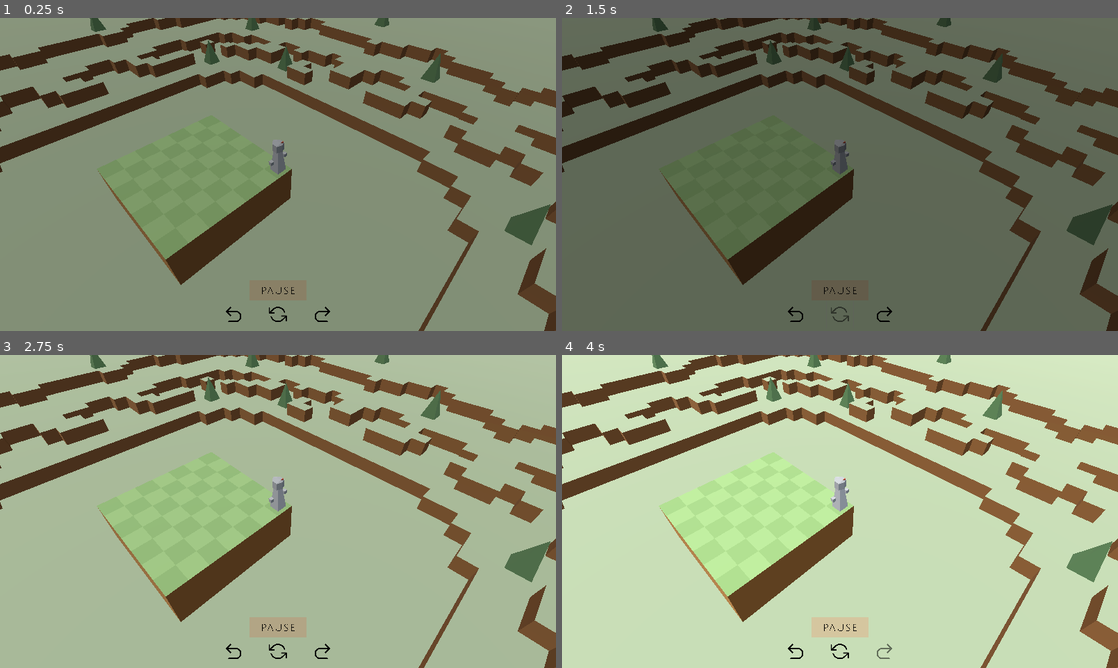
Above: before the commit, frames 1-4 (two rows, left to right).
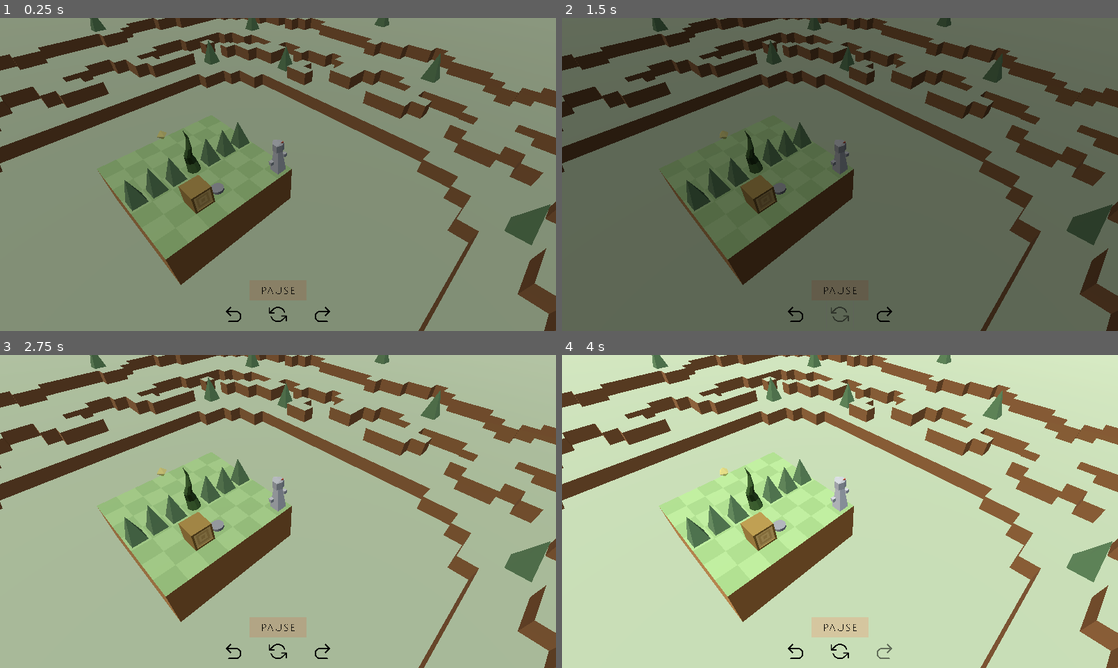
Above: after the commit, the same moments.

Repository: Jnight1104/Iso-Journey
Game: Godot game, scene res://Scenes/Level_8.tscn
The game is run twice, just before and just after one commit, with the same random seed, the same clock (stepped at 60 frames per second) and the same inputs. This scene is started directly instead of the project's main scene. Sound files missing from this copy of the repository are replaced by a short silence.
Inputs (mouse positions are in pixels of both pictures, inside the frame that each line leads up to):
- Up to frame 1 (0.25 s): no input
- Up to frame 2 (1.5 s): click (840, 315) at 0.5 s; click (840, 315) at 1.25 s
- Up to frame 3 (2.75 s): click (278, 652) at 2 s
- Up to frame 4 (4 s): click (795, 652) at 2.75 s; click (884, 652) at 3.5 s

The runs differ from the first frame. In frame 1, 1.9% of the frame differs, in the area x 22-45%, y 33-63%; in frame 2, 1.8%; in frame 3, 1.9%; in frame 4, 1.9%.

Commit message:
Designing level 8

Diff:
--- a/Scenes/Button.tscn
+++ b/Scenes/Button.tscn
@@ -8,23 +8,28 @@
 
 [sub_resource type="CylinderMesh" id="CylinderMesh_hi2t2"]
 material = SubResource("StandardMaterial3D_6ywld")
-height = 0.2
+top_radius = 0.3
+bottom_radius = 0.3
+height = 0.15
 
 [sub_resource type="StandardMaterial3D" id="StandardMaterial3D_6y64m"]
 albedo_color = Color(0.5, 0.5, 0.5, 1)
 
 [sub_resource type="CylinderMesh" id="CylinderMesh_ijfuy"]
 material = SubResource("StandardMaterial3D_6y64m")
+top_radius = 0.3
+bottom_radius = 0.3
 height = 0.05
 
 [sub_resource type="CylinderShape3D" id="CylinderShape3D_sje7l"]
 height = 0.2
+radius = 0.3
 
 [node name="Area3D" type="Area3D"]
 script = ExtResource("1_1r4lc")
 
 [node name="Unpressed" type="MeshInstance3D" parent="."]
-transform = Transform3D(1, 0, 0, 0, 1, 0, 0, 0, 1, 0, 0.1, 0)
+transform = Transform3D(1, 0, 0, 0, 1, 0, 0, 0, 1, 0, 0.075, 0)
 mesh = SubResource("CylinderMesh_hi2t2")
 
 [node name="Pressed" type="MeshInstance3D" parent="."]
--- a/Scenes/Level_8.tscn
+++ b/Scenes/Level_8.tscn
@@ -7,6 +7,10 @@
 [ext_resource type="PackedScene" uid="uid://3rbwyri5ri08" path="res://Scenes/Pause_menu.tscn" id="5_0qd4s"]
 [ext_resource type="PackedScene" uid="uid://pkgm4m42dt3k" path="res://Scenes/Player.tscn" id="6_xfo81"]
 [ext_resource type="Script" path="res://Scripts/camera.gd" id="7_8xfyj"]
+[ext_resource type="PackedScene" uid="uid://d0xyfxmjlp055" path="res://Scenes/Button.tscn" id="8_a5uu0"]
+[ext_resource type="PackedScene" uid="uid://bhppdq1yipfvr" path="res://Scenes/Vine.tscn" id="9_6ixqw"]
+[ext_resource type="PackedScene" uid="uid://c2crxba3owhbe" path="res://Scenes/Box.tscn" id="10_16nr1"]
+[ext_resource type="PackedScene" uid="uid://cfyksnkf74v44" path="res://Scenes/Win_collectible.tscn" id="11_uuh6v"]
 
 [sub_resource type="ProceduralSkyMaterial" id="ProceduralSkyMaterial_vlbsd"]
 sky_horizon_color = Color(0.64625, 0.65575, 0.67075, 1)
@@ -21,6 +25,9 @@
 tonemap_mode = 2
 glow_enabled = true
 
+[sub_resource type="BoxShape3D" id="BoxShape3D_jyt34"]
+size = Vector3(1, 2, 1)
+
 [node name="Level" type="Node3D"]
 
 [node name="WorldEnvironment" type="WorldEnvironment" parent="."]
@@ -187,3 +194,75 @@
 transform = Transform3D(-0.707107, 0.5, -0.5, 0, 0.707106, 0.707107, 0.707107, 0.5, -0.5, -7, 6, -7)
 fov = 60.0
 script = ExtResource("7_8xfyj")
+
+[node name="Button" parent="." groups=["Button1"] instance=ExtResource("8_a5uu0")]
+transform = Transform3D(1, 0, 0, 0, 1, 0, 0, 0, 1, 1, 0.5, -3)
+
+[node name="Vine" parent="." groups=["Vine1"] instance=ExtResource("9_6ixqw")]
+transform = Transform3D(1, 0, 0, 0, 1, 0, 0, 0, 1, 3, 0.5, -3)
+
+[node name="RigidBody3D" parent="." instance=ExtResource("10_16nr1")]
+transform = Transform3D(1, 0, 0, 0, 1, 0, 0, 0, 1, 1, 1, -4)
+
+[node name="Tree" parent="." instance=ExtResource("3_swasj")]
+transform = Transform3D(0.7, 0, 0, 0, 0.7, 0, 0, 0, 0.7, 3, 0.5, -6)
+
+[node name="Tree2" parent="." instance=ExtResource("3_swasj")]
+transform = Transform3D(0.7, 0, 0, 0, 0.7, 0, 0, 0, 0.7, 3, 0.5, -5)
+
+[node name="Tree3" parent="." instance=ExtResource("3_swasj")]
+transform = Transform3D(0.7, 0, 0, 0, 0.7, 0, 0, 0, 0.7, 3, 0.5, -4)
+
+[node name="Tree4" parent="." instance=ExtResource("3_swasj")]
+transform = Transform3D(0.7, 0, 0, 0, 0.7, 0, 0, 0, 0.7, 3, 0.5, -2)
+
+[node name="Tree5" parent="." instance=ExtResource("3_swasj")]
+transform = Transform3D(0.7, 0, 0, 0, 0.7, 0, 0, 0, 0.7, 3, 0.5, -1)
+
+[node name="Tree6" parent="." instance=ExtResource("3_swasj")]
+transform = Transform3D(0.7, 0, 0, 0, 0.7, 0, 0, 0, 0.7, 3, 0.5, 0)
+
+[node name="Obstacle" type="StaticBody3D" parent="." groups=["Boundaries"]]
+transform = Transform3D(1, 0, 0, 0, 1, 0, 0, 0, 1, 3, 1, -6)
+
+[node name="CollisionShape3D" type="CollisionShape3D" parent="Obstacle"]
+transform = Transform3D(1, 0, 0, 0, 1, 0, 0, 0, 1, 0, 0.5, 0)
+shape = SubResource("BoxShape3D_jyt34")
+
+[node name="Obstacle2" type="StaticBody3D" parent="." groups=["Boundaries"]]
+transform = Transform3D(1, 0, 0, 0, 1, 0, 0, 0, 1, 3, 1, -5)
+
+[node name="CollisionShape3D" type="CollisionShape3D" parent="Obstacle2"]
+transform = Transform3D(1, 0, 0, 0, 1, 0, 0, 0, 1, 0, 0.5, 0)
+shape = SubResource("BoxShape3D_jyt34")
+
+[node name="Obstacle3" type="StaticBody3D" parent="." groups=["Boundaries"]]
+transform = Transform3D(1, 0, 0, 0, 1, 0, 0, 0, 1, 3, 1, -4)
+
+[node name="CollisionShape3D" type="CollisionShape3D" parent="Obstacle3"]
+transform = Transform3D(1, 0, 0, 0, 1, 0, 0, 0, 1, 0, 0.5, 0)
+shape = SubResource("BoxShape3D_jyt34")
+
+[node name="Obstacle4" type="StaticBody3D" parent="." groups=["Boundaries"]]
+transform = Transform3D(1, 0, 0, 0, 1, 0, 0, 0, 1, 3, 1, -2)
+
+[node name="CollisionShape3D" type="CollisionShape3D" parent="Obstacle4"]
+transform = Transform3D(1, 0, 0, 0, 1, 0, 0, 0, 1, 0, 0.5, 0)
+shape = SubResource("BoxShape3D_jyt34")
+
+[node name="Obstacle5" type="StaticBody3D" parent="." groups=["Boundaries"]]
+transform = Transform3D(1, 0, 0, 0, 1, 0, 0, 0, 1, 3, 1, -1)
+
+[node name="CollisionShape3D" type="CollisionShape3D" parent="Obstacle5"]
+transform = Transform3D(1, 0, 0, 0, 1, 0, 0, 0, 1, 0, 0.5, 0)
+shape = SubResource("BoxShape3D_jyt34")
+
+[node name="Obstacle6" type="StaticBody3D" parent="." groups=["Boundaries"]]
+transform = Transform3D(1, 0, 0, 0, 1, 0, 0, 0, 1, 3, 1, 0)
+
+[node name="CollisionShape3D" type="CollisionShape3D" parent="Obstacle6"]
+transform = Transform3D(1, 0, 0, 0, 1, 0, 0, 0, 1, 0, 0.5, 0)
+shape = SubResource("BoxShape3D_jyt34")
+
+[node name="Win_collectible" parent="." instance=ExtResource("11_uuh6v")]
+transform = Transform3D(1, 0, 0, 0, 1, 0, 0, 0, 1, 6, 1, -3)
--- a/Scenes/Vine.tscn
+++ b/Scenes/Vine.tscn
@@ -5,7 +5,7 @@
 
 [sub_resource type="BoxShape3D" id="BoxShape3D_n87i1"]
 
-[node name="StaticBody3D" type="StaticBody3D"]
+[node name="StaticBody3D" type="StaticBody3D" groups=["Boundaries"]]
 script = ExtResource("1_tlddp")
 
 [node name="CollisionShape3D" type="CollisionShape3D" parent="."]
@@ -13,4 +13,4 @@
 shape = SubResource("BoxShape3D_n87i1")
 
 [node name="Vine" parent="." instance=ExtResource("1_fis21")]
-transform = Transform3D(0.7, 0, 0, 0, 0.7, 0, 0, 0, 0.7, 0, -1, 0)
+transform = Transform3D(0.7, 0, 0, 0, 0.7, 0, 0, 0, 0.7, 0, 1.19, 0)
--- a/Scripts/button.gd
+++ b/Scripts/button.gd
@@ -39,3 +39,4 @@
 		$Click_sound.play()
 	$Unpressed.show()
 	$Pressed.hide()
+	press_signal.emit()
--- a/Scripts/vine.gd
+++ b/Scripts/vine.gd
@@ -3,6 +3,8 @@
 @onready var global = get_node("/root/Global")
 const BLOCKED: Vector3 = Vector3(0, 1.19, 0)
 const UNBLOCKED: Vector3 = Vector3(0, -1, 0)
+const COLLISION_ACTIVE: Vector3 = Vector3(0, 0.5, 0)
+const COLLISION_INACTIVE: Vector3 = Vector3(0, -2, 0)
 const FAST_MODE_SCALE: float = 2.0
 const REGULAR_MODE_SCALE: float = 1.0
 const LERP_RATE: float = 10
@@ -14,16 +16,20 @@
 func _ready():
 	if self.is_in_group("Vine1"):
 		state = BLOCKED
-		$CollisionShape3D.disabled = false
+		$Vine.position = BLOCKED
+		$CollisionShape3D.position = COLLISION_ACTIVE
 	elif self.is_in_group("Vine2"):
 		state = UNBLOCKED
-		$CollisionShape3D.disabled = true
+		$Vine.position = UNBLOCKED
+		$CollisionShape3D.position = COLLISION_INACTIVE
 	elif self.is_in_group("Vine3"):
 		state = BLOCKED
-		$CollisionShape3D.disabled = false
+		$Vine.position = BLOCKED
+		$CollisionShape3D.position = COLLISION_ACTIVE
 	elif self.is_in_group("Vine4"):
 		state = UNBLOCKED
-		$CollisionShape3D.disabled = true
+		$Vine.position = UNBLOCKED
+		$CollisionShape3D.position = COLLISION_INACTIVE
 
 
 # Called every frame. 'delta' is the elapsed time since the previous frame.
@@ -38,7 +44,7 @@
 func _activated():
 	if state == BLOCKED:
 		state = UNBLOCKED
-		$CollisionShape3D.disabled = true
+		$CollisionShape3D.position = COLLISION_INACTIVE
 	else:
 		state = BLOCKED
-		$CollisionShape3D.disabled = false
+		$CollisionShape3D.position = COLLISION_ACTIVE
--- a/Scripts/win_collectible.gd
+++ b/Scripts/win_collectible.gd
@@ -17,6 +17,9 @@
 	win.connect(get_node("/root/Level/Pause_menu")._win)
 	# Makes the initial appearance transparent
 	appearance.material_override.albedo_color = TRANSPARENT_COLOUR
+	# Automatically unlocks the collectible on level 8
+	if global.level == 8:
+		_unlocked()
 
 
 func _process(delta):
--- a/project.godot
+++ b/project.godot
@@ -29,6 +29,14 @@
 Boundaries=""
 Box=""
 Player=""
+Button1=""
+Vine1=""
+Button2=""
+Vine2=""
+Button3=""
+Button4=""
+Vine3=""
+Vine4=""
 
 [importer_defaults]
 
Not shown: 1 places in Scenes/Level_8.tscn that only renumber resources
